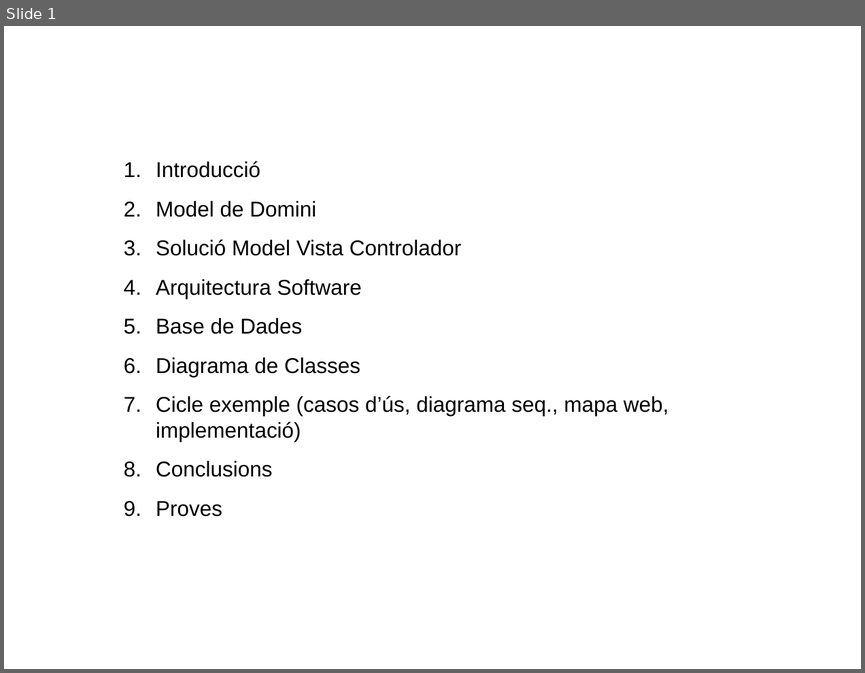
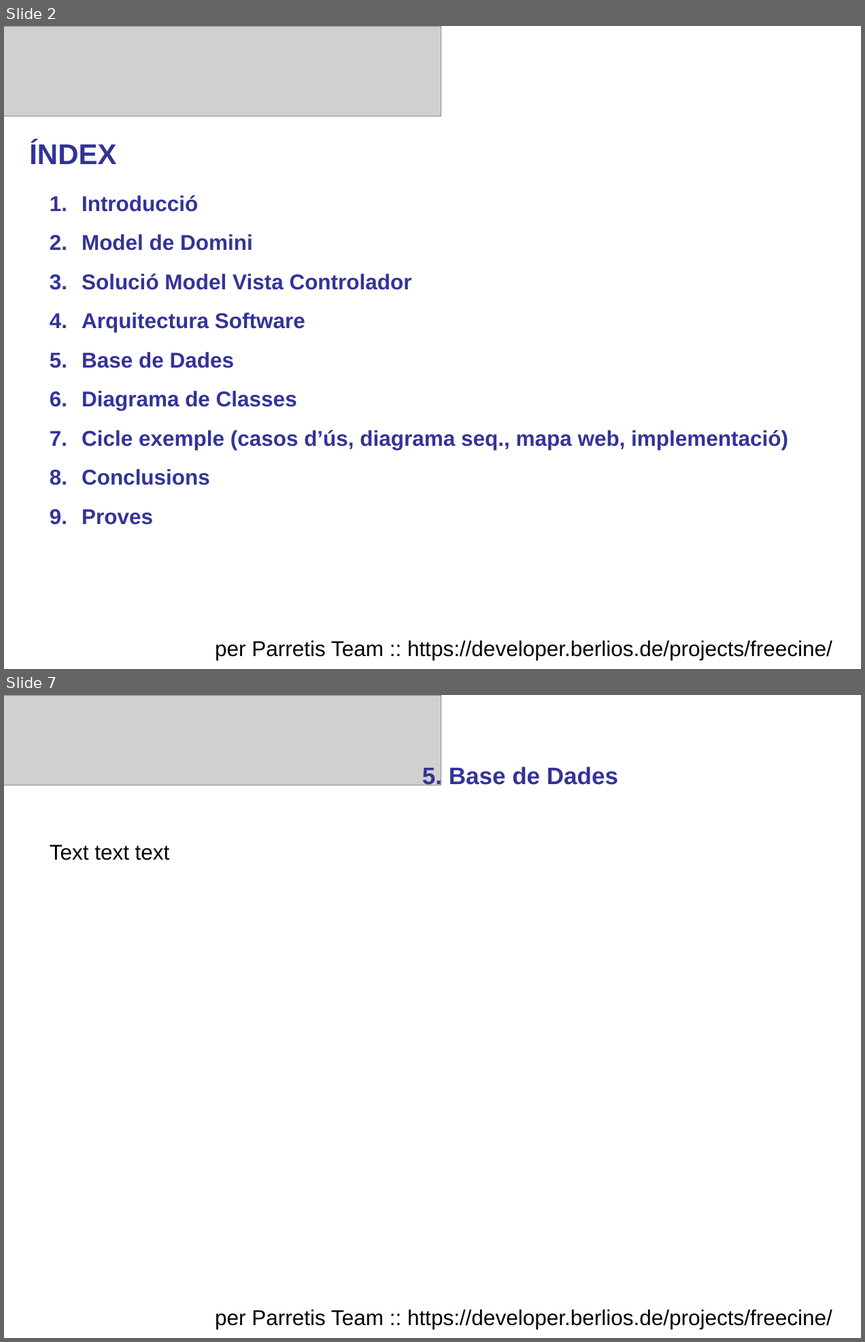
Before and after one commit to BackupTheBerlios/freecine, a slide deck: cineonline5.0/Documents/formals/presentaciocineonline.ppt. Shown one above the other, each under a label of ours: slide 1 before the commit, slides 2 and 7 after it; the slides between them are not shown. The pictures are 865x673 and 865x1342 pixels, drawn with LibreOffice and Linux fonts; fonts in the diff are those of the drawing; grey boxes stand for pictures. Boxes give left, top, right and bottom in pixels: in the first picture for what was removed or moved away, otherwise in the second. Text is boxed around its words. In the diff, an @@ line names an element or a change of style, - is before the commit and + after.

```diff
--- a/cineonline5.0/Documents/formals/presentaciocineonline.ppt
+++ b/cineonline5.0/Documents/formals/presentaciocineonline.ppt
@@ slide 7 added at [4, 695, 861, 1338], background #FFFFFF @@
@@ picture added at [4, 695, 441, 785] @@
@@ text added at [422, 765, 618, 789], 20 pt, text #333399, bold @@
+5. Base de Dades
@@ text added at [50, 845, 170, 860], 18 pt, text #000000 @@
+Text text text
@@ text added at [215, 1309, 832, 1329], 18 pt, text #000000 @@
+per Parretis Team :: https://developer.berlios.de/projects/freecine/
@@ what was slide 1 is now slide 2 @@
@@ slide 2 changed as well @@
@@ picture added at [4, 26, 441, 116] @@
@@ text added at [29, 141, 116, 164], 24 pt, text #333399, bold @@
+ÍNDEX
@@ text "Introducció": place and size @@
-text "Introducció" at [156, 161, 668, 516]
+text "Introducció" at [82, 195, 788, 524]
@@ text "Introducció" at [82, 195, 788, 524]: text colour #000000 to #333399, bold on; bullet colour #000000 to #333399 @@
@@ text added at [215, 640, 832, 660], 18 pt, text #000000 @@
+per Parretis Team :: https://developer.berlios.de/projects/freecine/
```
Also in this commit, not shown: 10 other slides added.
